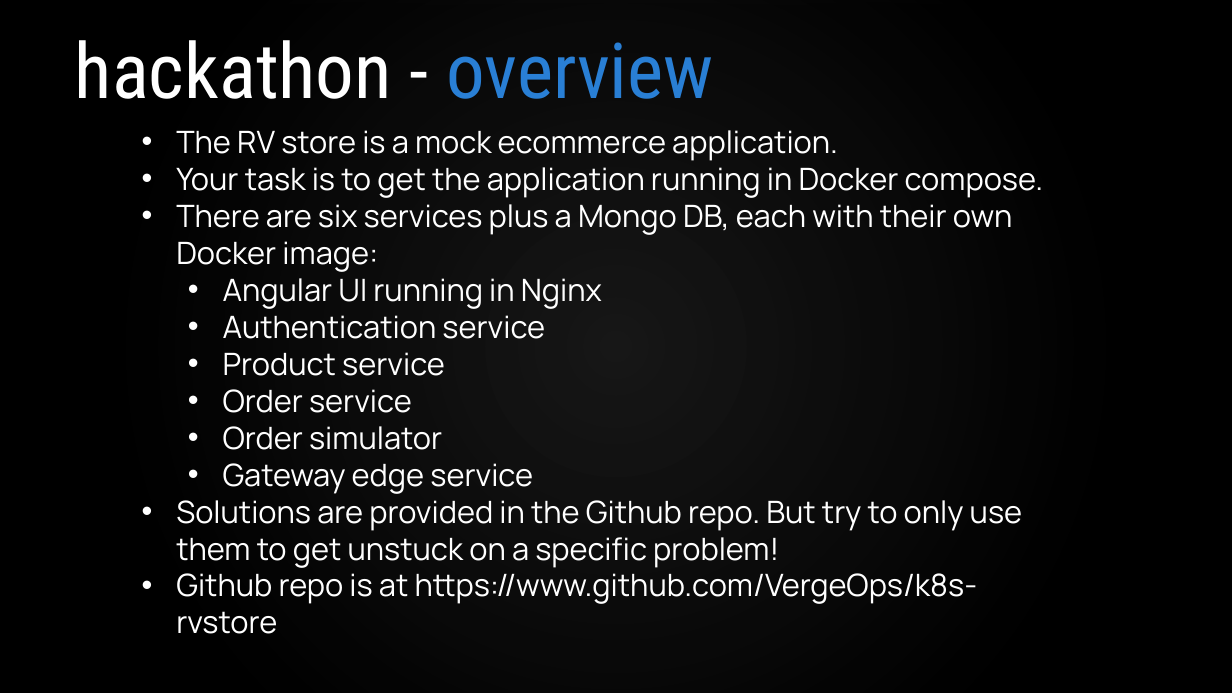
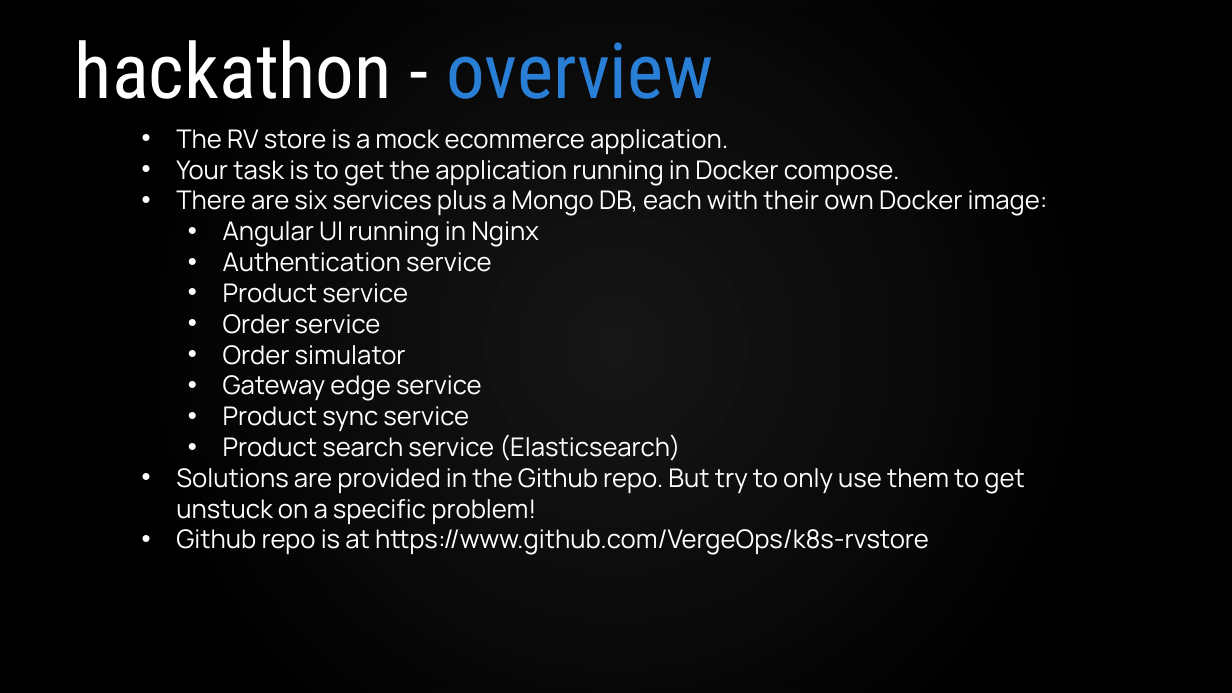
Before and after one commit to VergeOps/k8s-rvstore, a slide deck: slide 3 of rvstore_hackathon/Docker-RV Store Hackathon.pptx. Drawn at 1232x693 pixels with LibreOffice and Linux fonts; fonts in the diff are those of the drawing; background and template pictures are left out. Boxes give left, top, right and bottom in pixels: in the first picture for what was removed or moved away, otherwise in the second. Text is boxed around its words. In the diff, an @@ line names an element or a change of style, - is before the commit and + after.

Commit message:
Updated Docker hackathon

```diff
--- a/rvstore_hackathon/Docker-RV Store Hackathon.pptx
+++ b/rvstore_hackathon/Docker-RV Store Hackathon.pptx
@@ text at box(176, 129, 1048, 555): size 24 to 20 pt in "The RV store is a mock ecommerce ...", "Your task is to get the application ...", "There are six services plus a Mongo ...", "Angular UI running in Nginx" and 7 more places @@
@@ text at box(223, 406, 680, 461): paragraphs added @@
+  • Product sync service
+  • Product search service (Elasticsearch)
```
Also in this commit, not shown: 6 other slides changed, 2 slides added, 2 other files.
